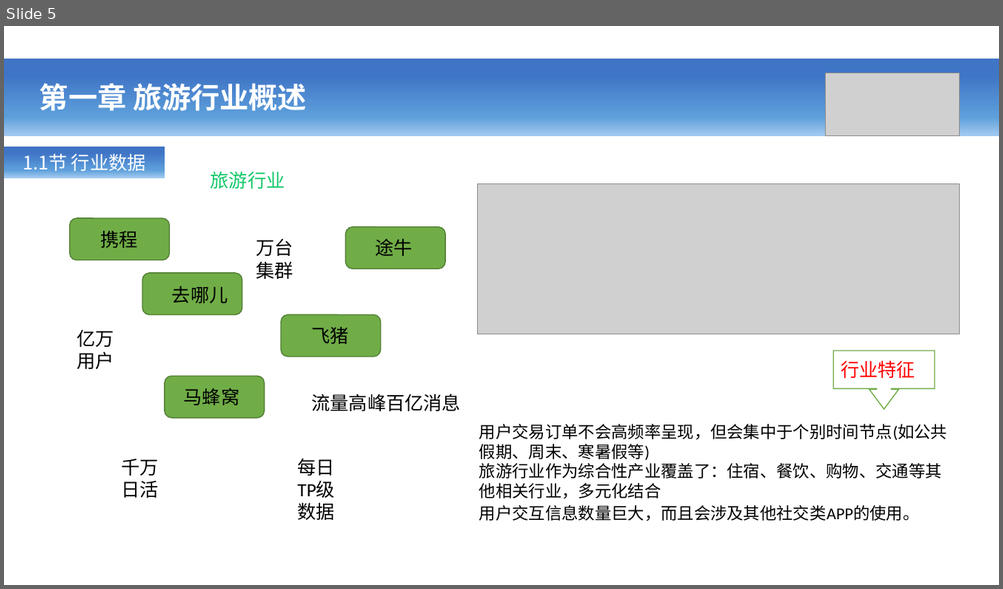
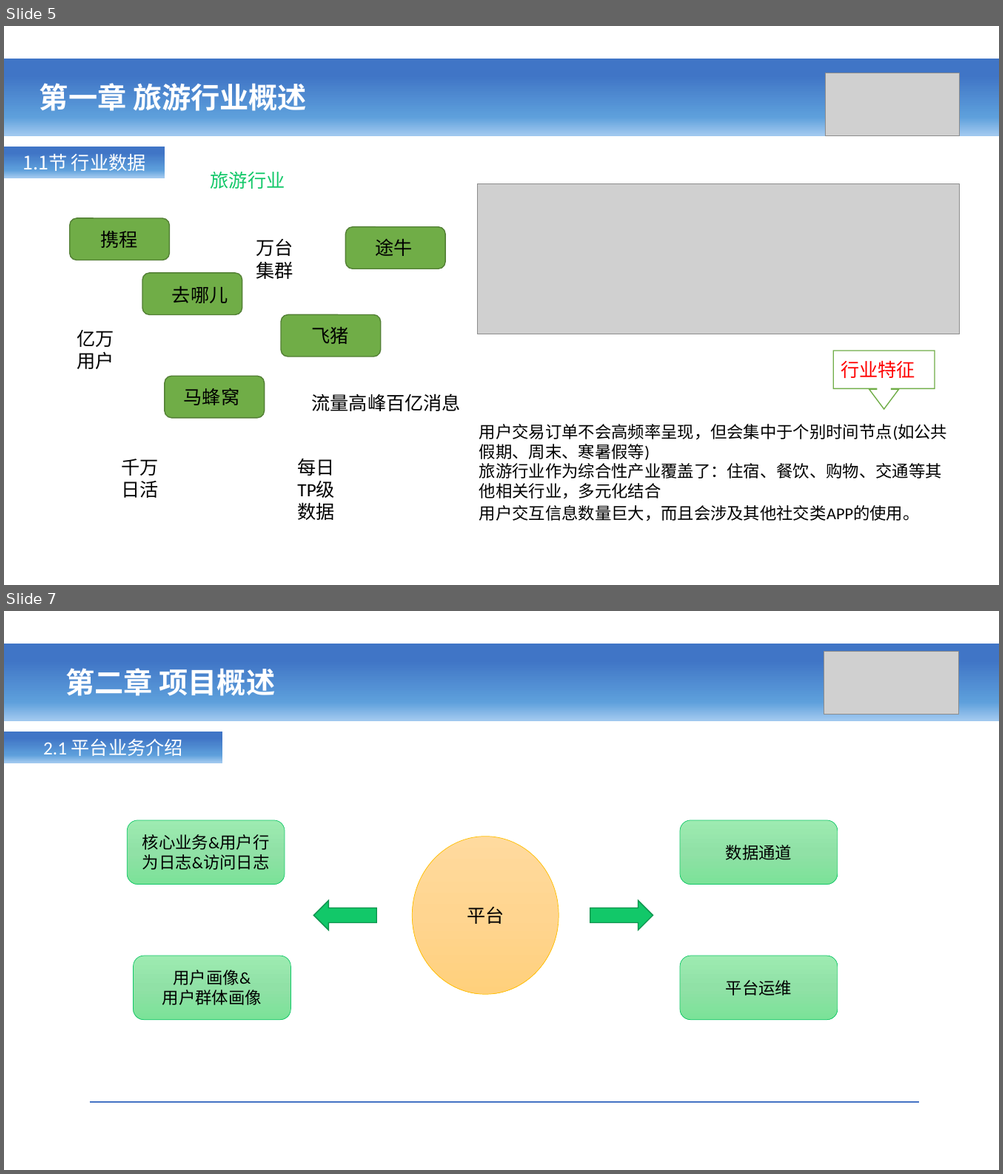
Before and after one commit to ZQHS/qtravel, a slide deck: doc/项目文档/好程序员实时项目(Flink).pptx. Shown one above the other, each under a label of ours: slide 5 before the commit, slides 5 and 7 after it; the slides between them are not shown. The pictures are 1003x589 and 1003x1174 pixels, drawn with LibreOffice and Linux fonts; fonts in the diff are those of the drawing; grey boxes stand for pictures. Boxes give left, top, right and bottom in pixels: in the first picture for what was removed or moved away, otherwise in the second. Text is boxed around its words. In the diff, an @@ line names an element or a change of style, - is before the commit and + after.

Commit message:
0222 旅游项目测试

```diff
--- a/doc/项目文档/好程序员实时项目(Flink).pptx
+++ b/doc/项目文档/好程序员实时项目(Flink).pptx
@@ slide 7 added at bbox=[4, 611, 999, 1170], background #FFFFFF @@
@@ rectangle added at bbox=[4, 644, 999, 721], fill gradient #4075C6 to #5D9FDB to #A0C8EF @@
@@ picture added at bbox=[824, 651, 959, 714] @@
@@ text added at bbox=[65, 668, 276, 696], 28 pt, text #FFFFFF, bold @@
+第二章 项目概述
@@ rectangle added at bbox=[4, 732, 222, 763], fill gradient #4075C6 to #5D9FDB to #A0C8EF, 18 pt, text #FFFFFF @@
+2.1 平台业务介绍
@@ rounded rectangle added at bbox=[127, 820, 284, 885], fill gradient #9EEBB2 to #91E1A7 to #7CE299, outline #12C869 0.5 pt, 16 pt, text #000000 @@
+核心业务&用户行为日志&访问日志
@@ rounded rectangle added at bbox=[680, 820, 837, 885], fill gradient #9EEBB2 to #91E1A7 to #7CE299, outline #12C869 0.5 pt, 16 pt, text #000000 @@
+数据通道
@@ ellipse added at bbox=[412, 836, 558, 994], fill gradient #FFDB9E to #FFD590 to #FFD07C, outline #FFC000 0.5 pt, 18 pt, text #000000 @@
+平台
@@ right arrow added at bbox=[313, 900, 376, 931], fill #12C869, outline #0D944E 1 pt @@
@@ right arrow added at bbox=[589, 900, 652, 931], fill #12C869, outline #0D944E 1 pt @@
@@ rounded rectangle added at bbox=[133, 956, 290, 1020], fill gradient #9EEBB2 to #91E1A7 to #7CE299, outline #12C869 0.5 pt, 16 pt, text #000000 @@
+用户画像&
+用户群体画像
@@ rounded rectangle added at bbox=[680, 956, 837, 1020], fill gradient #9EEBB2 to #91E1A7 to #7CE299, outline #12C869 0.5 pt, 16 pt, text #000000 @@
+平台运维
@@ line added from (90, 1102) to (919, 1102), #4472C4 1.5 pt @@
```
Also in this commit, not shown: 3 slides changed, 3 other slides added, 2 slides removed, 19 other files.
